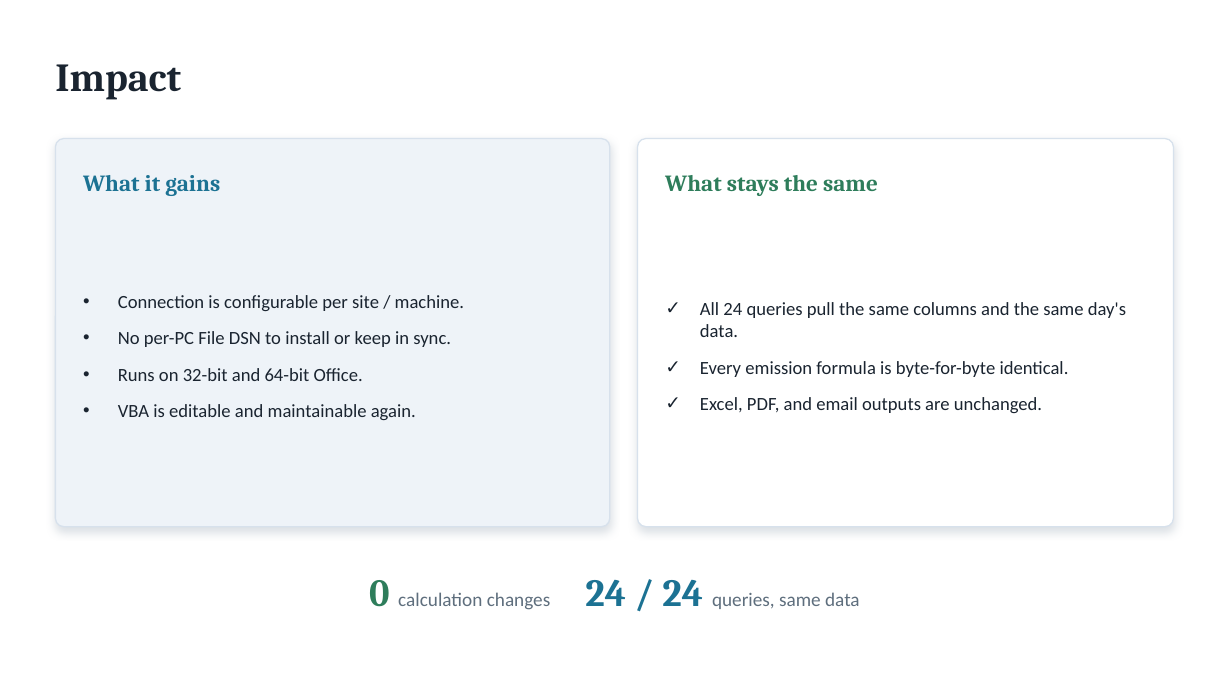
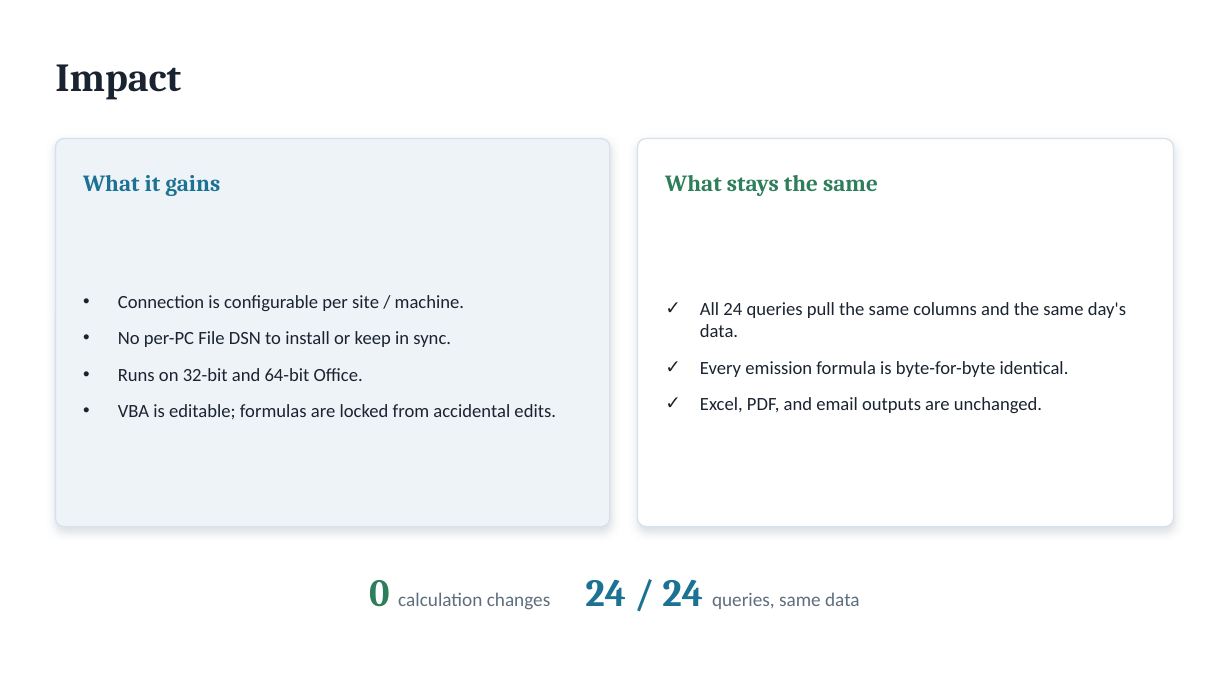
Before and after one commit to peter-computing/ITC-Reporting, a slide deck: slide 9 of EHS-HRVOC/slides/EmissionsCalculations_Functional_Changes.pptx (slide 7 before the commit). Drawn at 1232x693 pixels with LibreOffice and Linux fonts; fonts in the diff are those of the drawing. Boxes give left, top, right and bottom in pixels: in the first picture for what was removed or moved away, otherwise in the second. Text is boxed around its words. In the diff, an @@ line names an element or a change of style, - is before the commit and + after.

```diff
--- a/EHS-HRVOC/slides/EmissionsCalculations_Functional_Changes.pptx
+++ b/EHS-HRVOC/slides/EmissionsCalculations_Functional_Changes.pptx
@@ text at box(118, 404, 556, 419): text changed @@
-• VBA is editable and maintainable again.
+• VBA is editable; formulas are locked from accidental edits.
```
Also in this commit, not shown: 4 other slides changed, 3 slides added, 1 slide removed, 1 other file.
